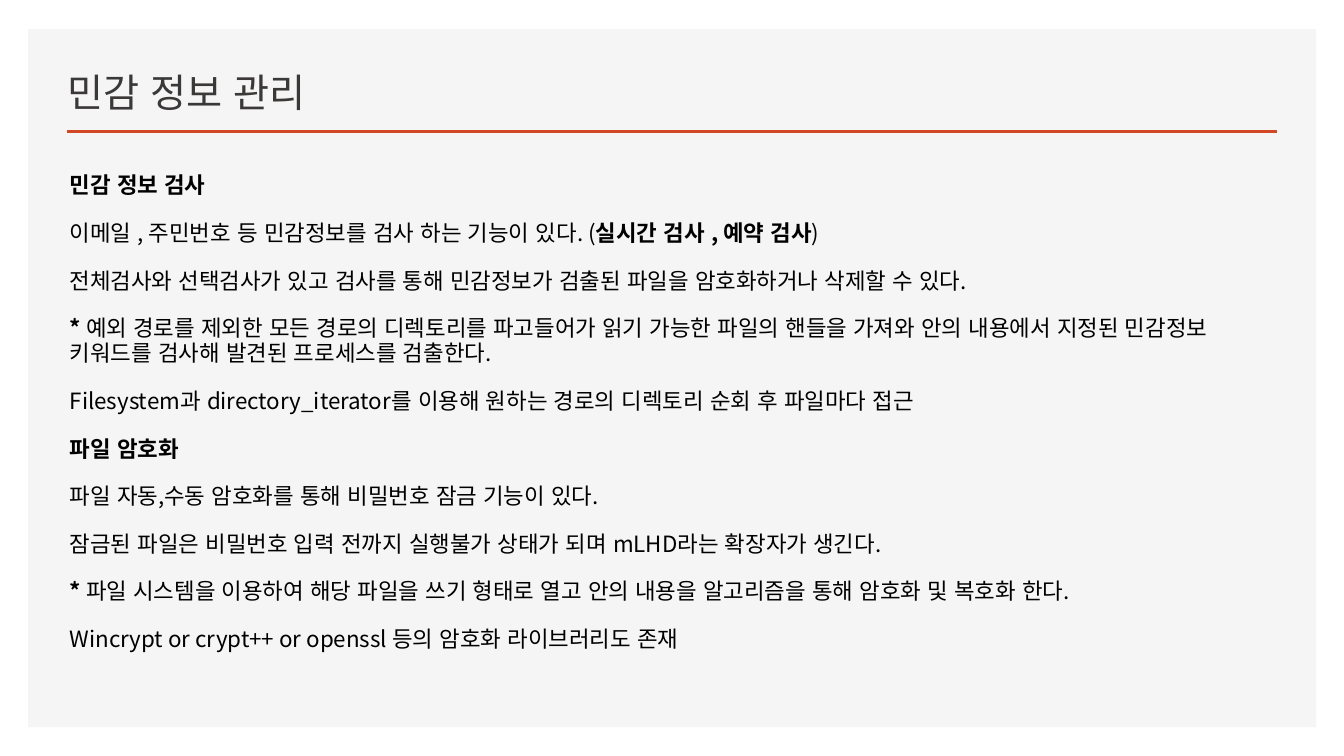
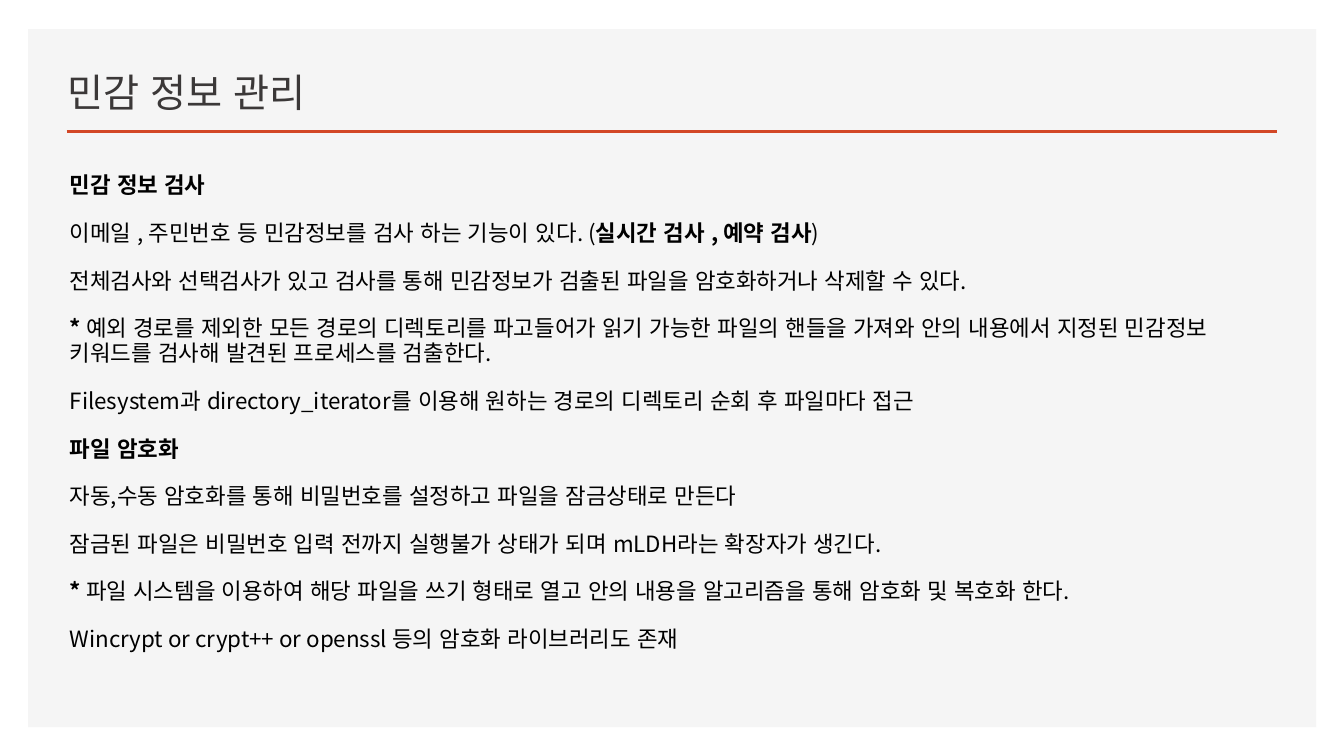
Before and after one commit to wsxc94/DLP-Study, a slide deck: slide 13 of 에이전트발표.pptx. Drawn at 1344x756 pixels with LibreOffice and Linux fonts; fonts in the diff are those of the drawing. Boxes give left, top, right and bottom in pixels: in the first picture for what was removed or moved away, otherwise in the second. Text is boxed around its words. In the diff, an @@ line names an element or a change of style, - is before the commit and + after.

```diff
--- a/에이전트발표.pptx
+++ b/에이전트발표.pptx
@@ text at (70, 485, 881, 554): text changed @@
-파일 자동,수동 암호화를 통해 비밀번호 잠금 기능이 있다.
-잠금된 파일은 비밀번호 입력 전까지 실행불가 상태가 되며 mLHD라는 확장자가 생긴다.
+자동,수동 암호화를 통해 비밀번호를 설정하고 파일을 잠금상태로 만든다
+잠금된 파일은 비밀번호 입력 전까지 실행불가 상태가 되며 mLDH라는 확장자가 생긴다.
```
Also in this commit, not shown: 3 other slides changed, 1 slide added, 1 other file.
